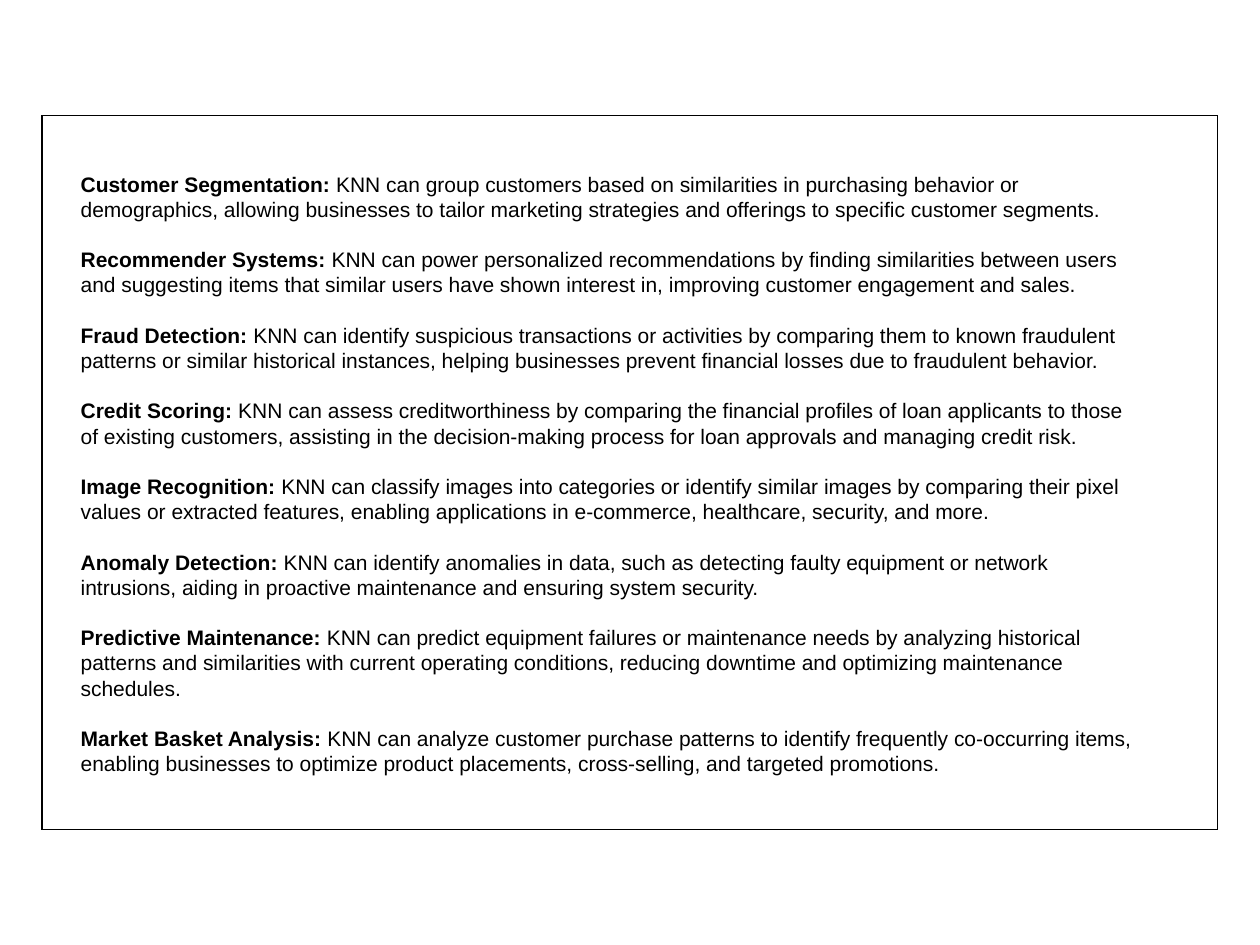
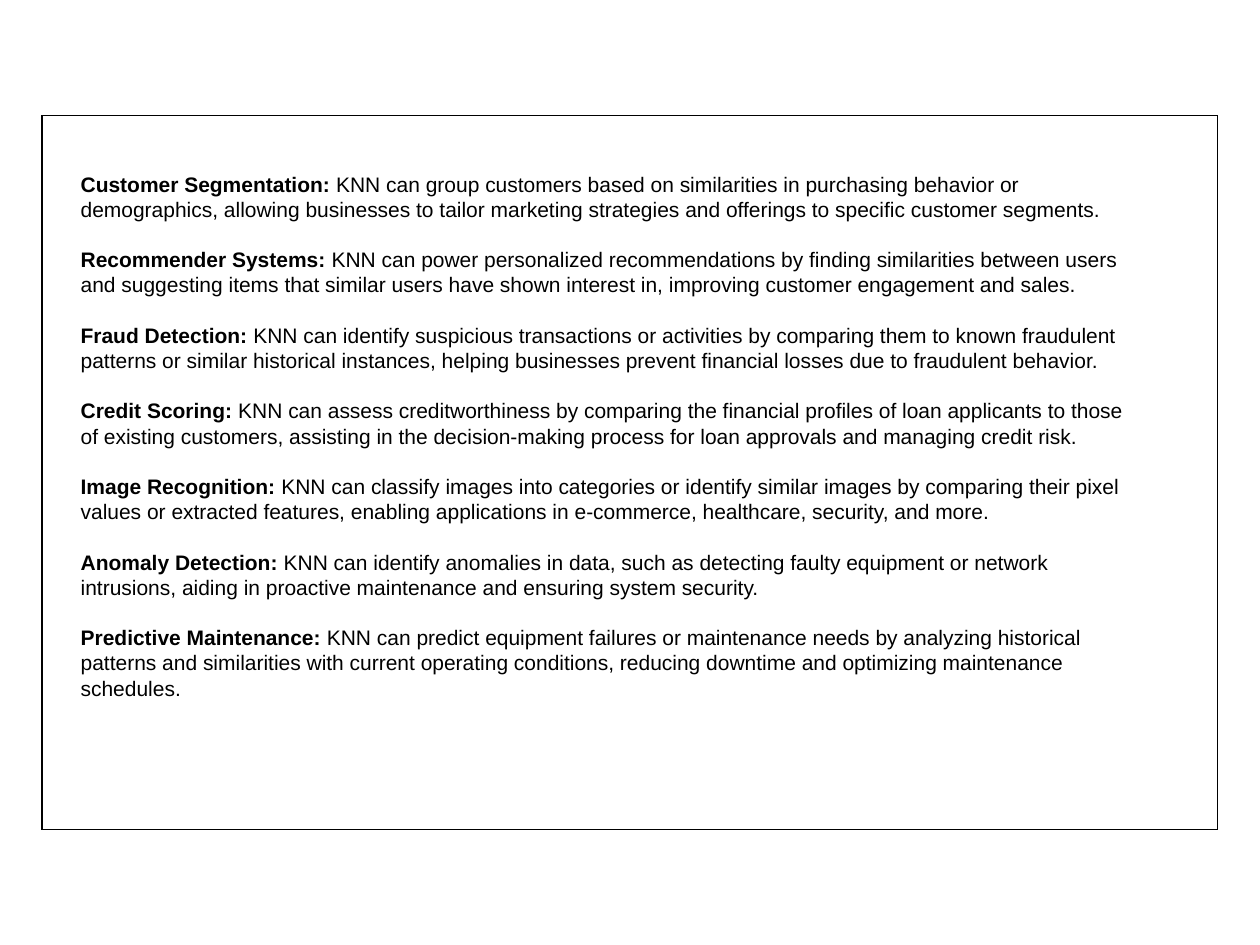
Before and after one commit to jjmartegarcia/machinelearning, a slide deck: slide 7 of excercises/K-nearestNeighbor/ML-KNN.pptx. Drawn at 1260x945 pixels with LibreOffice and Linux fonts; fonts in the diff are those of the drawing; background and template pictures are left out. Boxes give left, top, right and bottom in pixels: in the first picture for what was removed or moved away, otherwise in the second. Text is boxed around its words. In the diff, an @@ line names an element or a change of style, - is before the commit and + after.

```diff
--- a/excercises/K-nearestNeighbor/ML-KNN.pptx
+++ b/excercises/K-nearestNeighbor/ML-KNN.pptx
@@ text at (x1=81, y1=730, x2=1131, y2=776): paragraph removed @@
-Market Basket Analysis: KNN can analyze customer purchase patterns to identify frequently co-occurring items, enabling businesses to optimize product placements, cross-selling, and targeted promotions.
```
Also in this commit, not shown: 1 other slide changed, 26 other files.
